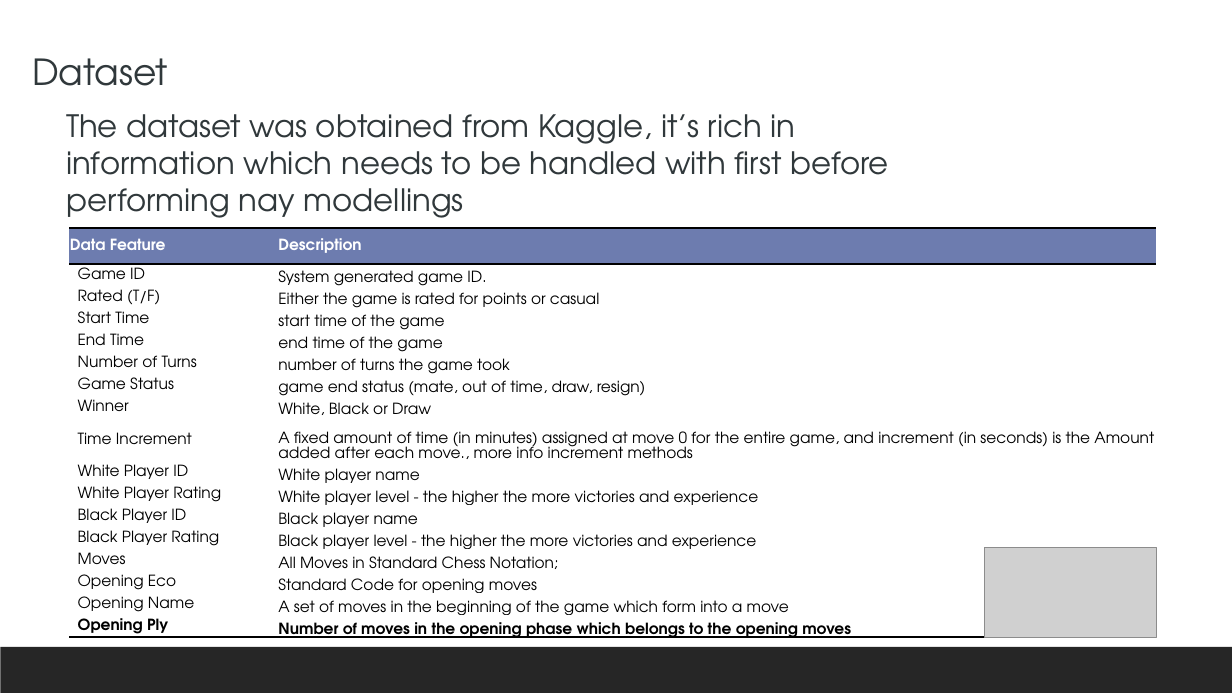
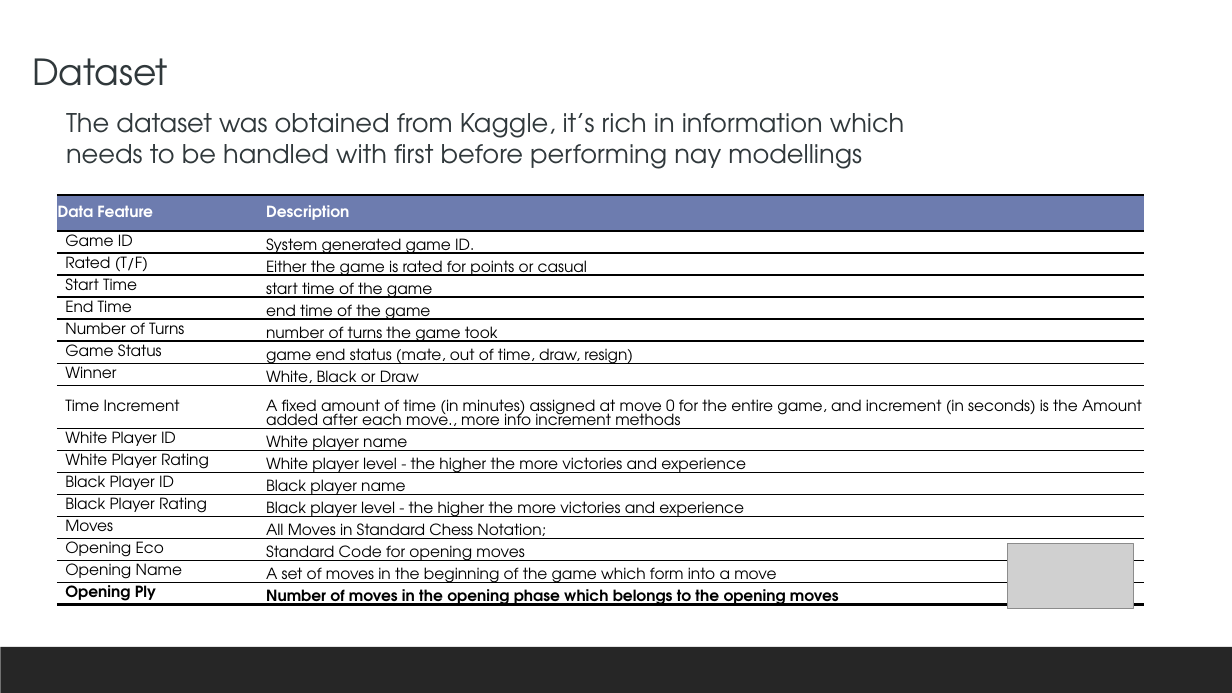
Before and after one commit to salemeid/Tuwaiq-DS-my-project, a slide deck: slide 4 of My_presentation_chess.pptx. Drawn at 1232x693 pixels with LibreOffice and Linux fonts; fonts in the diff are those of the drawing; grey boxes stand for pictures. Boxes give left, top, right and bottom in pixels: in the first picture for what was removed or moved away, otherwise in the second. Text is boxed around its words. In the diff, an @@ line names an element or a change of style, - is before the commit and + after.

Commit message:
restructure before final

```diff
--- a/My_presentation_chess.pptx
+++ b/My_presentation_chess.pptx
@@ text "The dataset was obtained from ..." at [66,113,904,169]: size 24 to 20 pt @@
@@ table at [57,195,1145,610] @@
@@ borders changed @@
@@ table: place and size @@
-table at [69,228,1157,642]
+table at [57,195,1145,610]
@@ picture: place and size @@
-picture at [984,547,1157,638]
+picture at [1007,543,1133,609]
```
Also in this commit, not shown: 4 other slides changed, 3 slides added, 2 slides removed, 4 other files.
